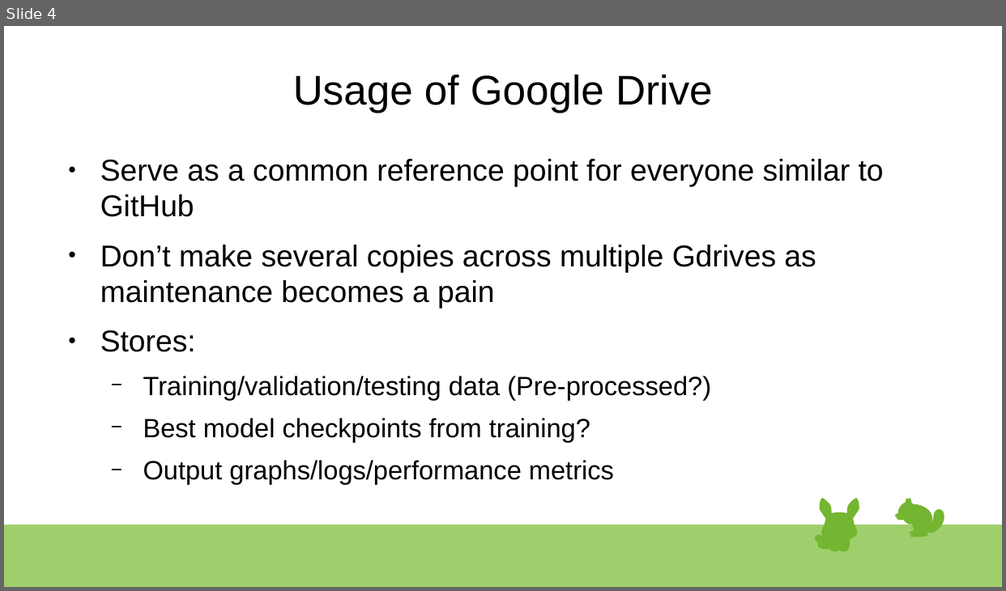
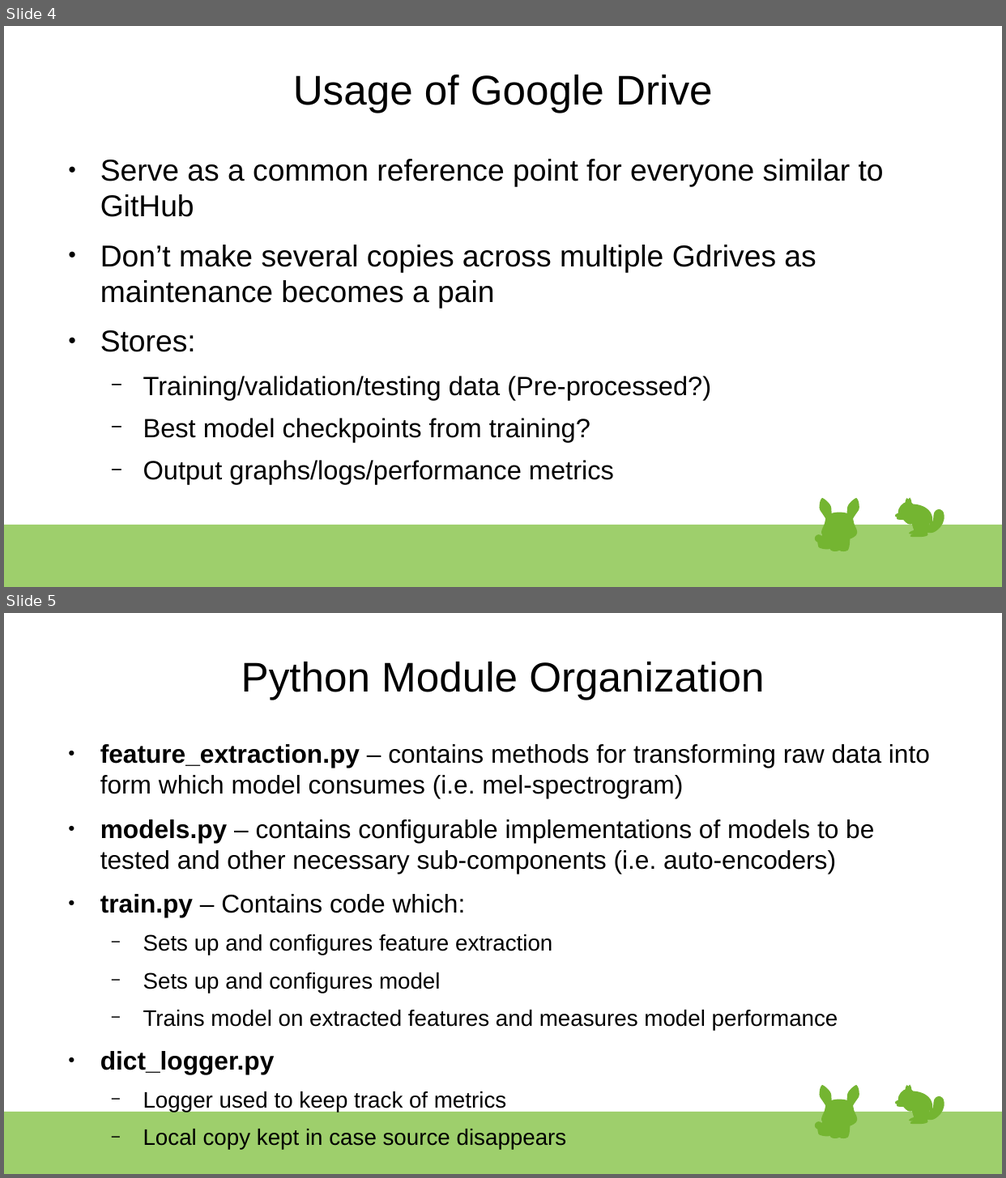
Before and after one commit to rgmartin/ECSE-552-Final-Project, a slide deck: Planning Documentation/Software Architecture.odp. Shown one above the other, each under a label of ours: slide 4 before the commit, slides 4 and 5 after it. The pictures are 1006x591 and 1006x1178 pixels, drawn with LibreOffice and Linux fonts; fonts in the diff are those of the drawing. Boxes give left, top, right and bottom in pixels: in the first picture for what was removed or moved away, otherwise in the second. Text is boxed around its words. In the diff, an @@ line names an element or a change of style, - is before the commit and + after.

```diff
--- a/Planning Documentation/Software Architecture.odp
+++ b/Planning Documentation/Software Architecture.odp
@@ slide 5 added at <box>4,613,1002,1174</box>, background #FFFFFF; not listed: 39 template elements that a slide beside it also shows @@
@@ title added at <box>241,662,764,700</box>, 33 pt, text #000000 @@
+Python Module Organization
@@ text added at <box>100,744,930,1150</box>, 20.4 pt, text #000000 @@
+● feature_extraction.py – contains methods for transforming raw data into form which model consumes (i.e. mel-spectrogram)
+● models.py – contains configurable implementations of models to be tested and other necessary sub-components (i.e. auto-encoders)
+● train.py – Contains code which:
+  − Sets up and configures feature extraction
+  − Sets up and configures model
+  − Trains model on extracted features and measures model performance
+● dict_logger.py
+  − Logger used to keep track of metrics
+  − Local copy kept in case source disappears
```
Also in this commit, not shown: 1 slide changed, 6 other files.
